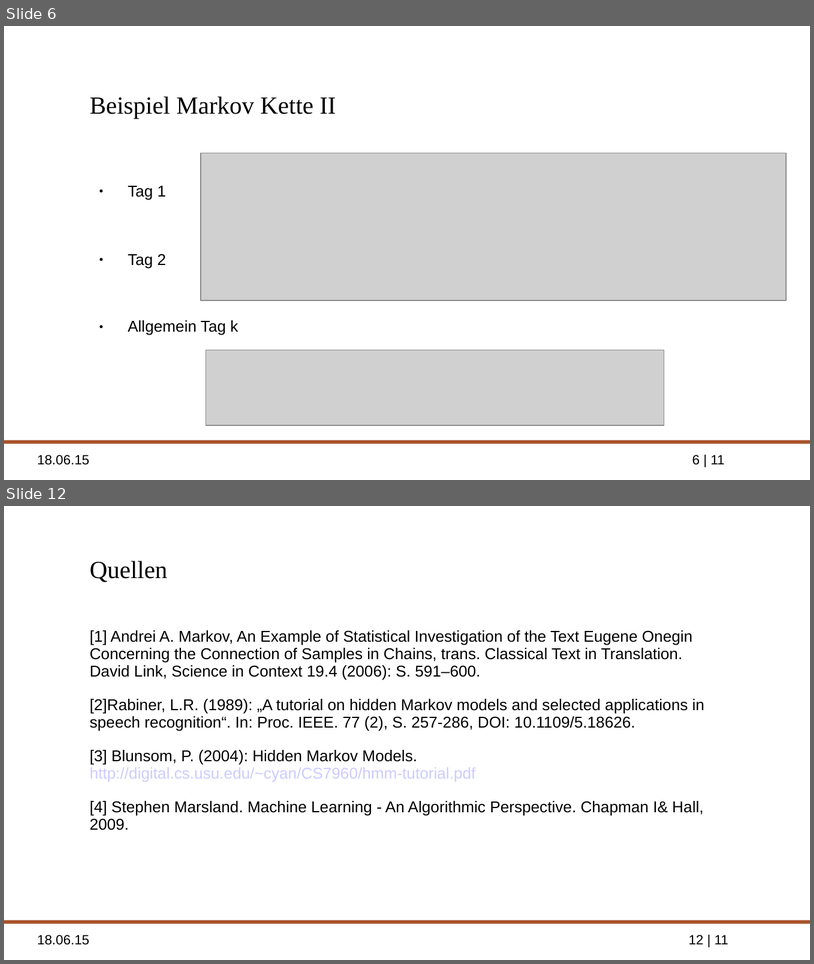
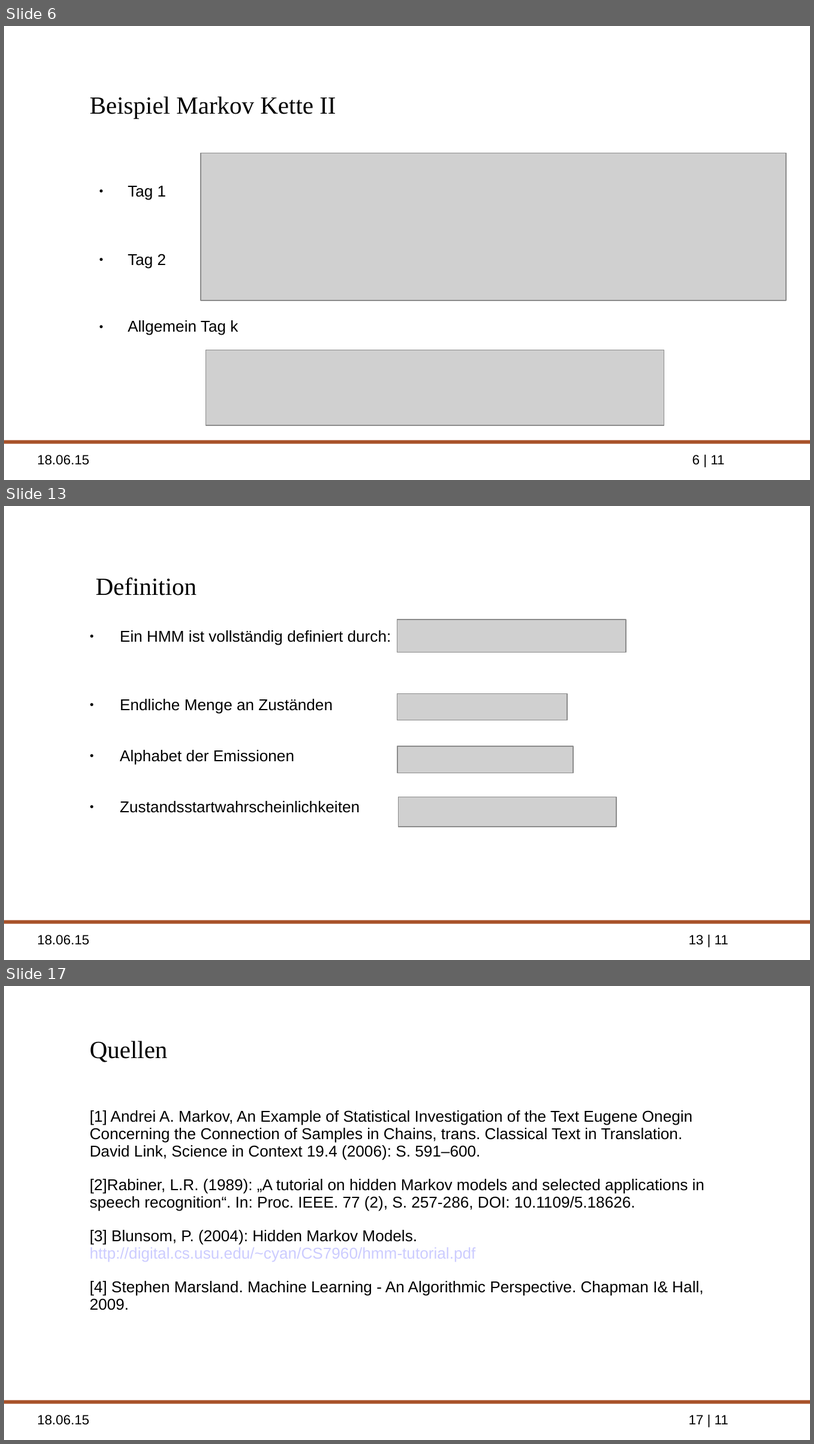
Before and after one commit to ppasler/Formale-Methoden-HMM, a slide deck: presentation/hidden_markov_pasler.odp. Shown one above the other, each under a label of ours: slides 6 and 12 before the commit, slides 6, 13 and 17 after it; the slides between them are not shown. The pictures are 814x964 and 814x1444 pixels, drawn with LibreOffice and Linux fonts; fonts in the diff are those of the drawing; grey boxes stand for pictures; background and template pictures are left out. Boxes give left, top, right and bottom in pixels: in the first picture for what was removed or moved away, otherwise in the second. Text is boxed around its words. In the diff, an @@ line names an element or a change of style, - is before the commit and + after.

```diff
--- a/presentation/hidden_markov_pasler.odp
+++ b/presentation/hidden_markov_pasler.odp
@@ slide 13 added at bbox=[4, 506, 810, 960], background picture (left out); not listed: 3 template elements that a slide beside it also shows @@
@@ title added at bbox=[96, 577, 197, 595], 22 pt, text #000000 @@
+Definition
@@ text added at bbox=[120, 630, 392, 813], 14 pt, text #000000 @@
+● Ein HMM ist vollständig definiert durch:
+● Endliche Menge an Zuständen
+● Alphabet der Emissionen
+● Zustandsstartwahrscheinlichkeiten
@@ picture added at bbox=[398, 620, 627, 653] @@
@@ picture added at bbox=[398, 693, 567, 720] @@
@@ picture added at bbox=[398, 747, 573, 773] @@
@@ picture added at bbox=[398, 797, 617, 827] @@
@@ what was slide 12 is now slide 17 @@
@@ page number at bbox=[689, 1414, 729, 1424]: text changed @@
-12 | 11
+17 | 11
```
Also in this commit, not shown: 5 slides changed, 4 other slides added, 3 other files.
